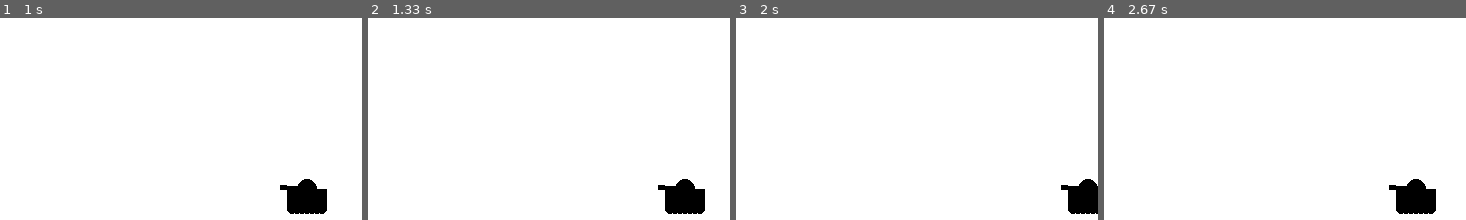
Above: before the commit, frames 1-4 (left to right).
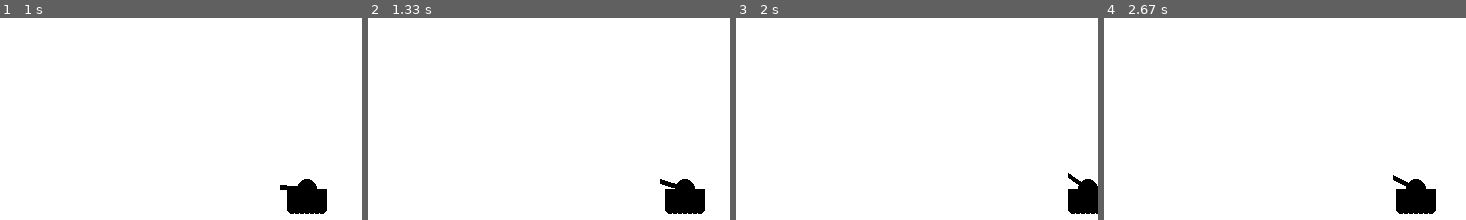
Above: after the commit, the same moments.

Repository: NikhilHeda/PyGame---Practice
Game: pygame game, started from code.py
Two runs of this game, one before a commit and one after it. Both use one fixed random seed, a clock stepped at 60 frames per second and the inputs below.
Inputs (mouse positions are % of the whole screen's width and height, from its top left):
- Up to frame 1 (1 s): tap C at 0.33 s; hold Right from 0.67 s (still down); move the mouse to (45, 43) at 0.7 s
- Up to frame 2 (1.33 s): release Right at 1.13 s; hold Up from 1.17 s (still down)
- Up to frame 3 (2 s): release Up at 1.47 s; hold Right 1.5-1.97 s
- Up to frame 4 (2.67 s): hold Left 2-2.53 s; hold Down from 2.57 s (still down)
The pictures show only the part of the screen within x 50-100%, y 50-100%; the shares and areas given below are measured in that part.

Frame 1 is identical in both runs. In frame 2, 0.2% of the frame differs, in the area x 80-86%, y 79-86%; in frame 3, 0.2%; in frame 4, 0.2%, in the area x 78-84%, y 77-86%.

Commit message:
Added moving the turret functonality

Diff:
--- a/code.py
+++ b/code.py
@@ -161,7 +161,7 @@
 
 	text_to_button(text, black, x, y, width, height)
 
-def tank(x, y):
+def tank(x, y, turPos):
 	x = int(x)
 	y = int(y)
 
@@ -179,13 +179,16 @@
 	pygame.draw.circle(gameDisplay, black, (x, y), int(tankHeight / 2))
 	pygame.draw.rect(gameDisplay, black, (x - tankHeight, y, tankWidth, tankHeight))
 
-	pygame.draw.line(gameDisplay, black, (x, y), possibleTurrets[0], turretWidth)
+	pygame.draw.line(gameDisplay, black, (x, y), possibleTurrets[turPos], turretWidth)
 
 	startX = int(tankWidth / 2) - wheelWidth
 	for _ in range(7):
 		pygame.draw.circle(gameDisplay, black, (x - startX, y + tankHeight), wheelWidth)
 		startX -= wheelWidth
 
+def barrier():
+	xlocation = int(display_width / 2) + random.randint(-0.2 * display_width, 0.2 * display_width)
+
 def gameLoop():
 	gameExit = False
 	gameOver = False
@@ -194,6 +197,9 @@
 	mainTankY = display_height * 0.9
 
 	tankMove = 0
+
+	currentTurPos = 0
+	changeTur = 0
 
 	while not gameExit:
 
@@ -224,21 +230,29 @@
 				elif event.key == pygame.K_RIGHT:
 					tankMove = 5
 				elif event.key == pygame.K_UP:
-					pass
+					changeTur = 1
 				elif event.key == pygame.K_DOWN:
-					pass
+					changeTur = -1
 				elif event.key == pygame.K_p:
 					pause()
 
 			if event.type == pygame.KEYUP:
-				if event.key == pygame.K_LEFT:
+				if event.key == pygame.K_LEFT or event.key == pygame.K_RIGHT:
 					tankMove = 0
-				elif event.key == pygame.K_RIGHT:
-					tankMove = 0
+				elif event.key == pygame.K_UP or event.key == pygame.K_DOWN:
+					changeTur = 0
 
 		gameDisplay.fill(white)
 		mainTankX += tankMove
-		tank(mainTankX, mainTankY)
+
+		currentTurPos += changeTur
+
+		if currentTurPos > 8:
+			currentTurPos = 8
+		elif currentTurPos < 0:
+			currentTurPos = 0
+
+		tank(mainTankX, mainTankY, currentTurPos)
 
 		pygame.display.update()
 
